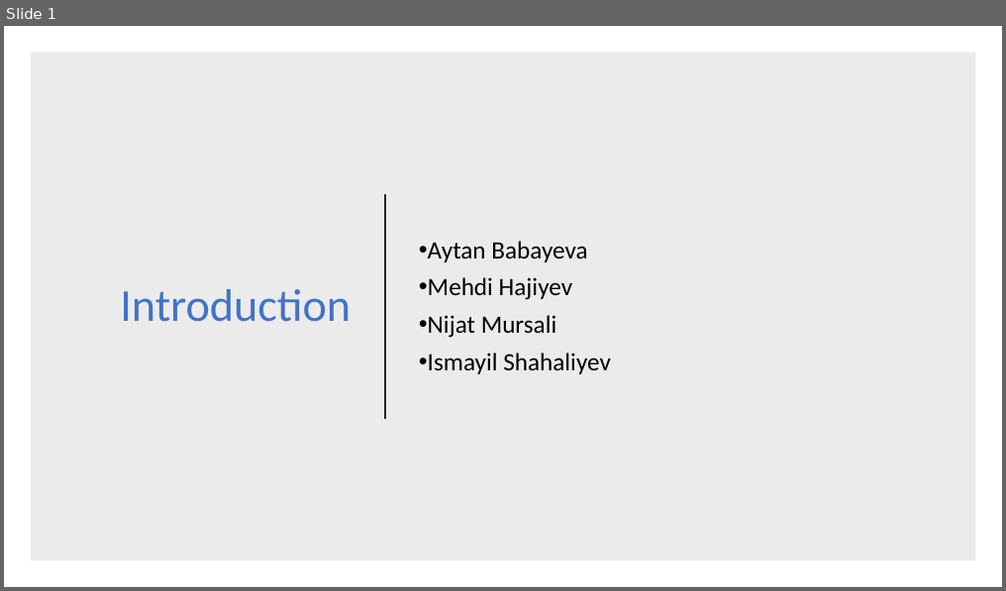
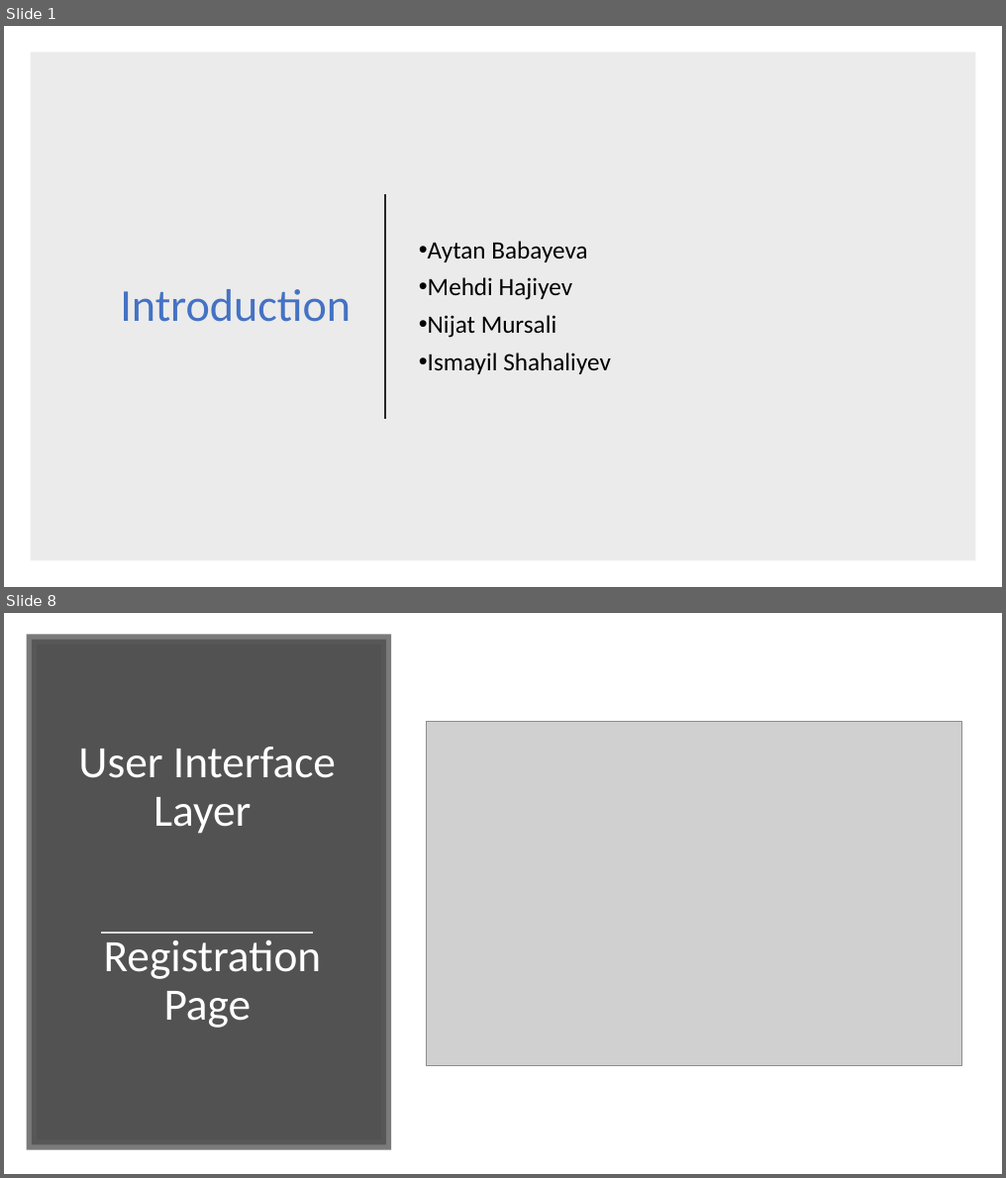
Before and after one commit to nijatmursali/ObjectOriented, a slide deck: Presentation.pptx. Shown one above the other, each under a label of ours: slide 1 before the commit, slides 1 and 8 after it; the slides between them are not shown. The pictures are 1006x591 and 1006x1178 pixels, drawn with LibreOffice and Linux fonts; fonts in the diff are those of the drawing; grey boxes stand for pictures. Boxes give left, top, right and bottom in pixels: in the first picture for what was removed or moved away, otherwise in the second. Text is boxed around its words. In the diff, an @@ line names an element or a change of style, - is before the commit and + after.

```diff
--- a/Presentation.pptx
+++ b/Presentation.pptx
@@ slide 8 added at (x1=4, y1=613, x2=1002, y2=1174), background #FFFFFF @@
@@ rectangle added at (x1=32, y1=639, x2=386, y2=1146), fill #404040 at 90% opacity, outline #595959 10 pt @@
@@ picture added at (x1=426, y1=722, x2=963, y2=1065) @@
@@ title added at (x1=78, y1=747, x2=336, y2=1028), 43.2 pt, text #FFFFFF @@
+User Interface Layer
+Registration Page
@@ line added from (101, 934) to (313, 934), #D9D9D9 1.75 pt @@
```
Also in this commit, not shown: 10 other slides added, 3 slides removed.
